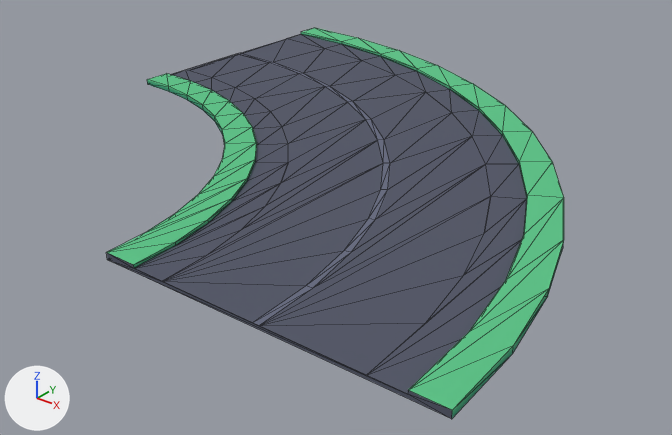
Before and after pictures for a commit that changed the glTF model kenney/city-kit-roads/road-curve.glb.
Before and after are seen from a 50 mm camera at (1.71, -2.23, 1.1) aimed at (0.02, -0.12, -0.21). Arrows for +X, +Y and +Z are at lower left; the lights stay in place. The older version comes first. Mesh edges are drawn as thin lines. Vertices at exactly the same position are counted once.

The first picture shows 'road-curve'.
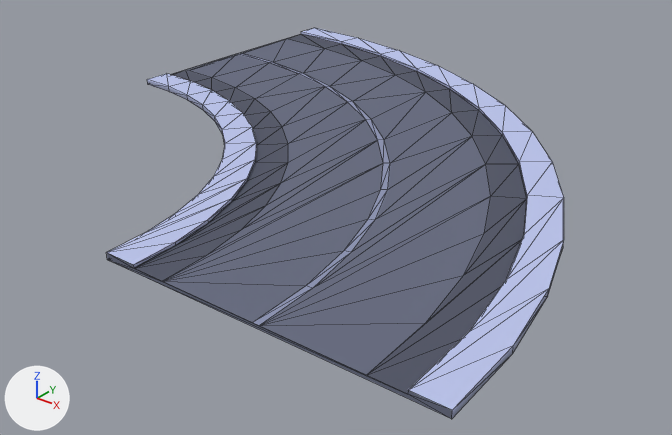
What differs and where, as boxes (x1, y1, x2, y2) in the pictures (672 x 435 px; the box of a moved part takes in the faces that stretch with it):
part 1 of me_road_curve, moved or reshaped
    both: (140, 39, 527, 375)
part 2 of me_road_curve, surface changed (lighter)
    both: (106, 28, 564, 419)

The change, as a diff of the scene's bpy script:
```diff
--- a/kenney/city-kit-roads/road-curve.glb.py
+++ b/kenney/city-kit-roads/road-curve.glb.py
@@ me_road_curve @@
 # used by ob_road_curve; location = (0.0, 0.0, 0.0)
-me_road_curve.from_pydata(...)  # 224 vertices, 308 faces; spans x -1.0..1.0, y -1.0..1.0, z 0.0..0.02
+me_road_curve.from_pydata(...)  # 232 vertices, 308 faces; spans x -1.0..1.0, y -1.0..1.0, z 0.0..0.02
+# me_road_curve part 1
+# 8 vertices are removed from x -0.81..0.84, y -0.81..0.84, z 0.01
+# 66 faces are deleted
+# 16 vertices are added at x -1.0..0.76, y -1.0..0.76, z 0.01
+# 66 new faces join them
+# me_road_curve part 2: 227 kept faces spanning x -1.0..1.0, y -1.0..1.0, z 0.0..0.02 get new texture (UV) coordinates
 me_road_curve.materials.append(mat_colormap)
```
